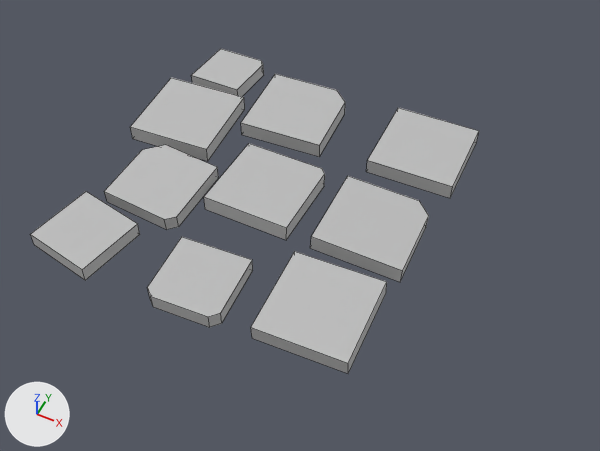
The FBX model Assets/Objects/tiles.fbx, before and after one commit.
The view is the same before and after, from a 50 mm camera at (11.41, -11.17, 13.15) aimed at (5.74, 0.16, -1.02). Arrows for +X, +Y and +Z are at lower left; the lights stay in place. Mesh edges are drawn as thin lines.
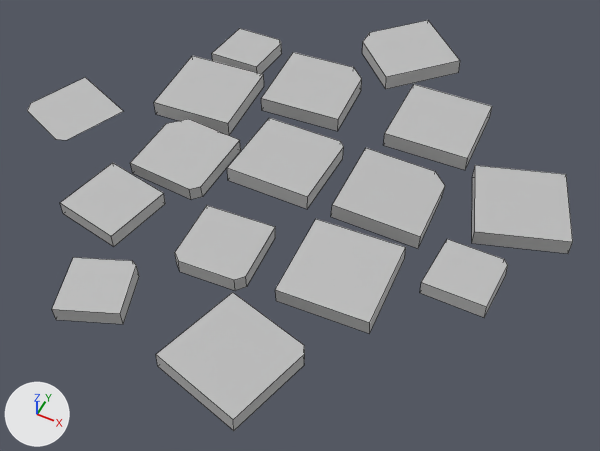
What differs and where, as boxes [x1, y1, x2, y2] in the pictures (600 x 451 px):
```json
{"object": "Cube", "change": "reshaped, moved", "before": [30, 49, 479, 373], "after": [27, 20, 573, 431], "on screen": "22% wider, 27% taller"}
{"part": 1, "of": "me_cube_007", "change": "added", "after": [52, 257, 139, 324]}
{"part": 2, "of": "me_cube_007", "change": "added", "after": [156, 292, 305, 431]}
{"part": 3, "of": "me_cube_007", "change": "added", "after": [362, 20, 460, 89]}
{"part": 4, "of": "me_cube_007", "change": "added", "after": [472, 165, 573, 254]}
{"part": 5, "of": "me_cube_007", "change": "added", "after": [420, 239, 508, 318]}
{"part": 6, "of": "me_cube_007", "change": "added", "after": [27, 77, 123, 140]}
```

Edits to the scene script, one JSON object a line:
```json
{"block": "me_cube_007", "where": "me_cube_007.from_pydata(...)  # 96 vertices, 58 faces; spans x -3.87..3.68, y -3.77..3.91, z -0.3..0.22"}
{"block": "me_cube_007", "where": "# used by ob_cube; location = (5.0, 0.0, 0.0)"}
{"block": "me_cube_007", "where": "# verts and faces of me_cube_007; kept vertices keep their numbers, new ones are numbered from 96"}
{"block": "me_cube_007", "change": "me_cube_007 part 1: the loose piece of 10 vertices spanning x -3.5..-2.08, y 2.49..3.91, z -0.28..0.18 is copied, and the copy is turned 22.3 degrees about the z axis through its middle, then moved by (1.09, -8.15, 0.0); it spans x -2.57..-0.82, y -5.83..-4.12, z -0.28..0.18"}
{"block": "me_cube_007", "change": "me_cube_007 part 2: the loose piece of 10 vertices spanning x -1.0..1.0, y -1.01..1.01, z -0.27..0.19 is copied, and the copy is turned -15.1 degrees about the z axis through its middle, then moved by (1.5, -5.13, 0.0); it spans x 0.27..2.69, y -6.36..-3.9, z -0.27..0.19"}
{"block": "me_cube_007", "change": "me_cube_007 part 3: the loose piece of 10 vertices spanning x 1.48..3.58, y -1.01..1.06, z -0.29..0.22 is copied, and the copy is turned 131.8 degrees about the z axis through its middle, then moved by (-1.57, 4.97, 0.0); it spans x -0.24..2.37, y 3.58..6.41, z -0.29..0.22"}
{"block": "me_cube_007", "change": "me_cube_007 part 4: the loose piece of 8 vertices spanning x 1.61..3.68, y 1.68..3.74, z -0.23..0.14 is copied, and the copy is turned 16.6 degrees about the z axis through its middle, then moved by (2.52, -1.74, 0.0); it spans x 3.9..6.43, y -0.3..2.23, z -0.23..0.14"}
{"block": "me_cube_007", "change": "me_cube_007 part 5: the loose piece of 10 vertices spanning x -3.5..-2.08, y 2.49..3.91, z -0.28..0.18 is copied, and the copy is moved by (7.51, -4.58, 0.0); it spans x 4.01..5.43, y -2.09..-0.67, z -0.28..0.18"}
{"block": "me_cube_007", "change": "me_cube_007 part 6"}
{"op": "add", "block": "me_cube_007", "code": "verts[96] = (-5.8, 0.29, 0.13)  # pixel (85, 77)"}
{"op": "add", "block": "me_cube_007", "code": "verts[97] = (-4.21, -0.37, 0.13)  # pixel (123, 111)"}
{"op": "add", "block": "me_cube_007", "code": "verts[98] = (-6.39, -1.14, 0.13)  # pixel (30, 103)"}
{"op": "add", "block": "me_cube_007", "code": "verts[99] = (-6.29, -1.38, 0.13)  # pixel (27, 110)"}
{"op": "add", "block": "me_cube_007", "code": "verts[100] = (-5.04, -1.89, 0.13)  # pixel (55, 139)"}
{"op": "add", "block": "me_cube_007", "code": "verts[101] = (-4.79, -1.79, 0.13)  # pixel (67, 140)"}
{"op": "add", "block": "me_cube_007", "code": "faces += [(96, 98, 99, 100, 101, 97)]"}
{"op": "set", "path": "ob_cube.location", "old": "(5.0, 0.0, 0.0)", "new": "(5.0, 1.0, 0.0)"}
```
